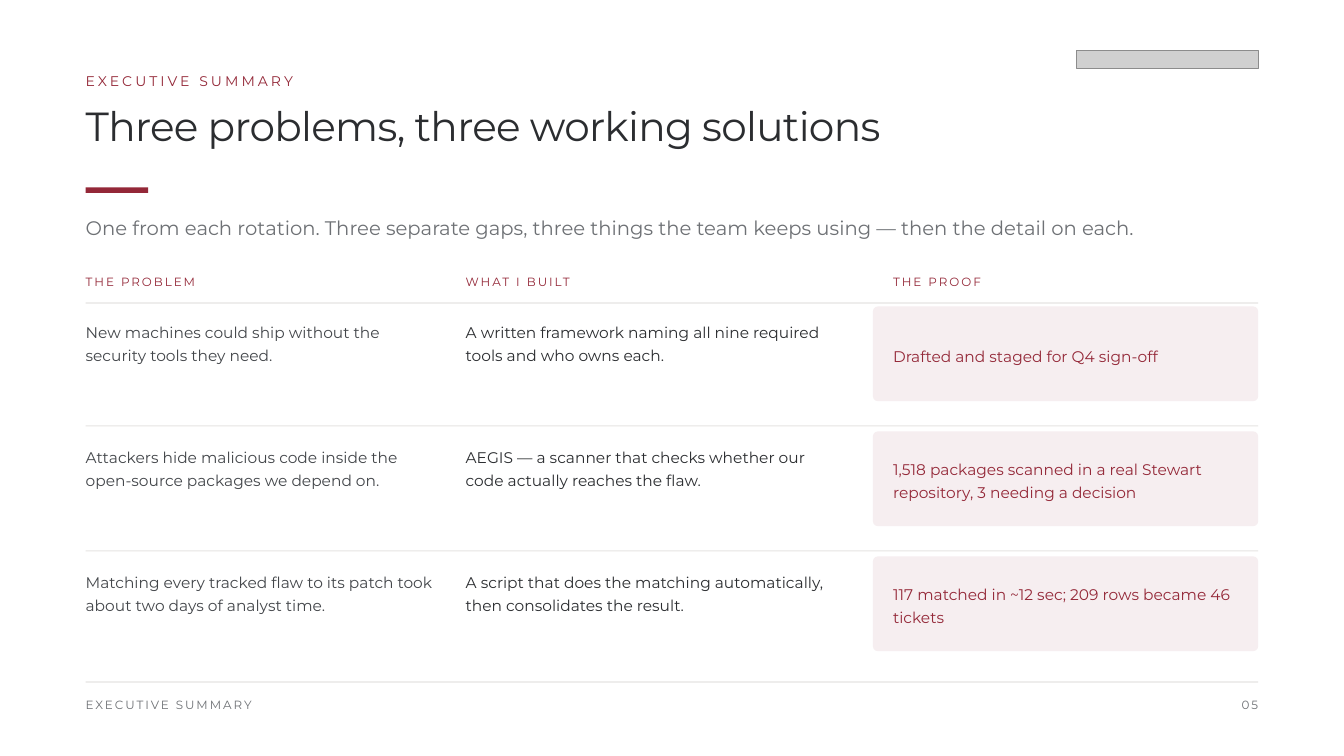
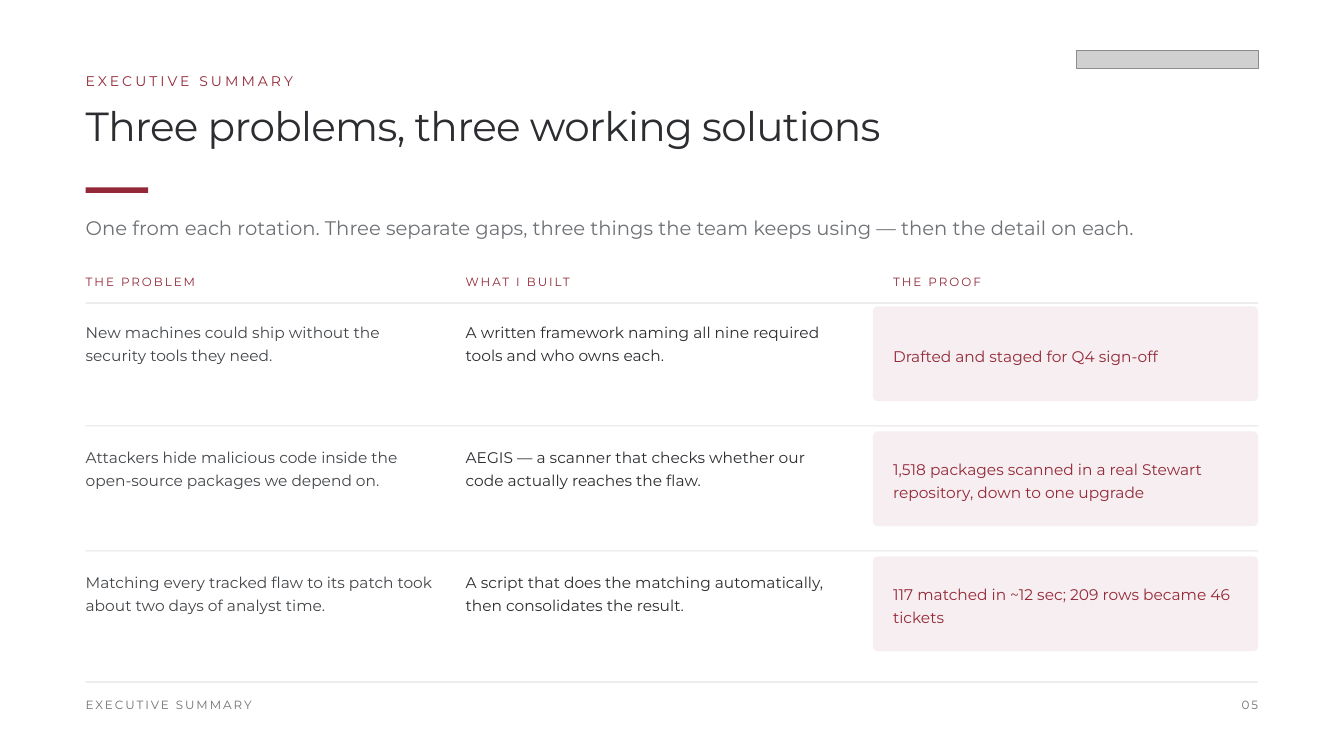
Before and after one commit to Jairmald/ai, a slide deck: slide 5 of out/Internship_Exit_Presentation_Stewart.pptx. Drawn at 1344x756 pixels with LibreOffice and Linux fonts; fonts in the diff are those of the drawing; grey boxes stand for pictures. Boxes give left, top, right and bottom in pixels: in the first picture for what was removed or moved away, otherwise in the second. Text is boxed around its words. In the diff, an @@ line names an element or a change of style, - is before the commit and + after.

```diff
--- a/out/Internship_Exit_Presentation_Stewart.pptx
+++ b/out/Internship_Exit_Presentation_Stewart.pptx
@@ text at [893,463,1202,501]: text changed @@
-1,518 packages scanned in a real Stewart repository, 3 needing a decision
+1,518 packages scanned in a real Stewart repository, down to one upgrade
```
Also in this commit, not shown: 2 other slides changed, 4 other files.
